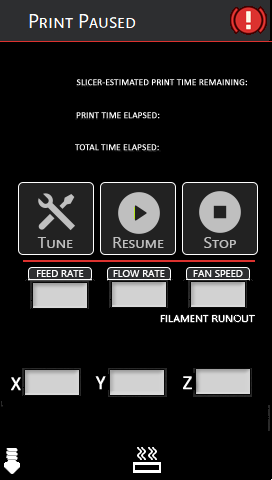
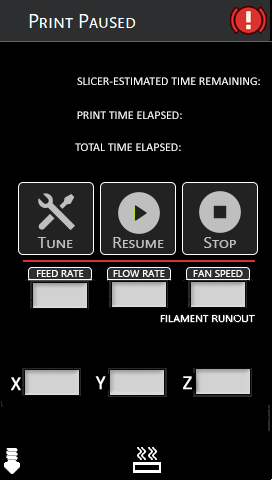
Layered file, before and after one edit (272×480). Changes by layer:
painted on "Titles" over [75, 79, 247, 151]
added layer "TOTAL TIME ELAPSED:" above "PRINT TIME ELAPSED:" over [75, 143, 181, 151]
added layer "PRINT TIME ELAPSED:" above "SLICER-ESTIMATED TIME REMAINING:" over [77, 111, 182, 119]
added layer "SLICER-ESTIMATED TIME REMAINING:" above "Background" over [77, 77, 260, 85]
painted on "Background" over [75, 80, 174, 152]
